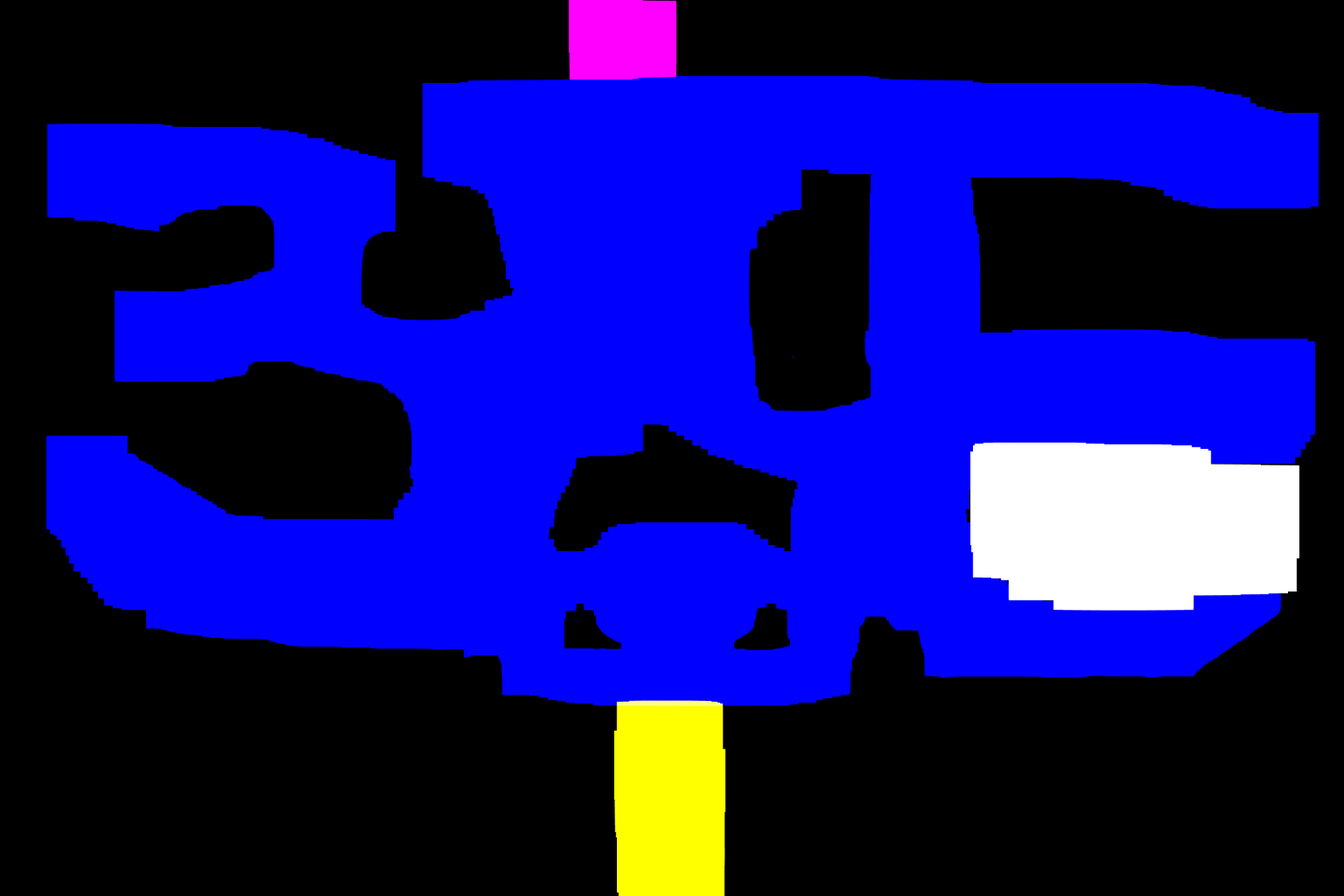
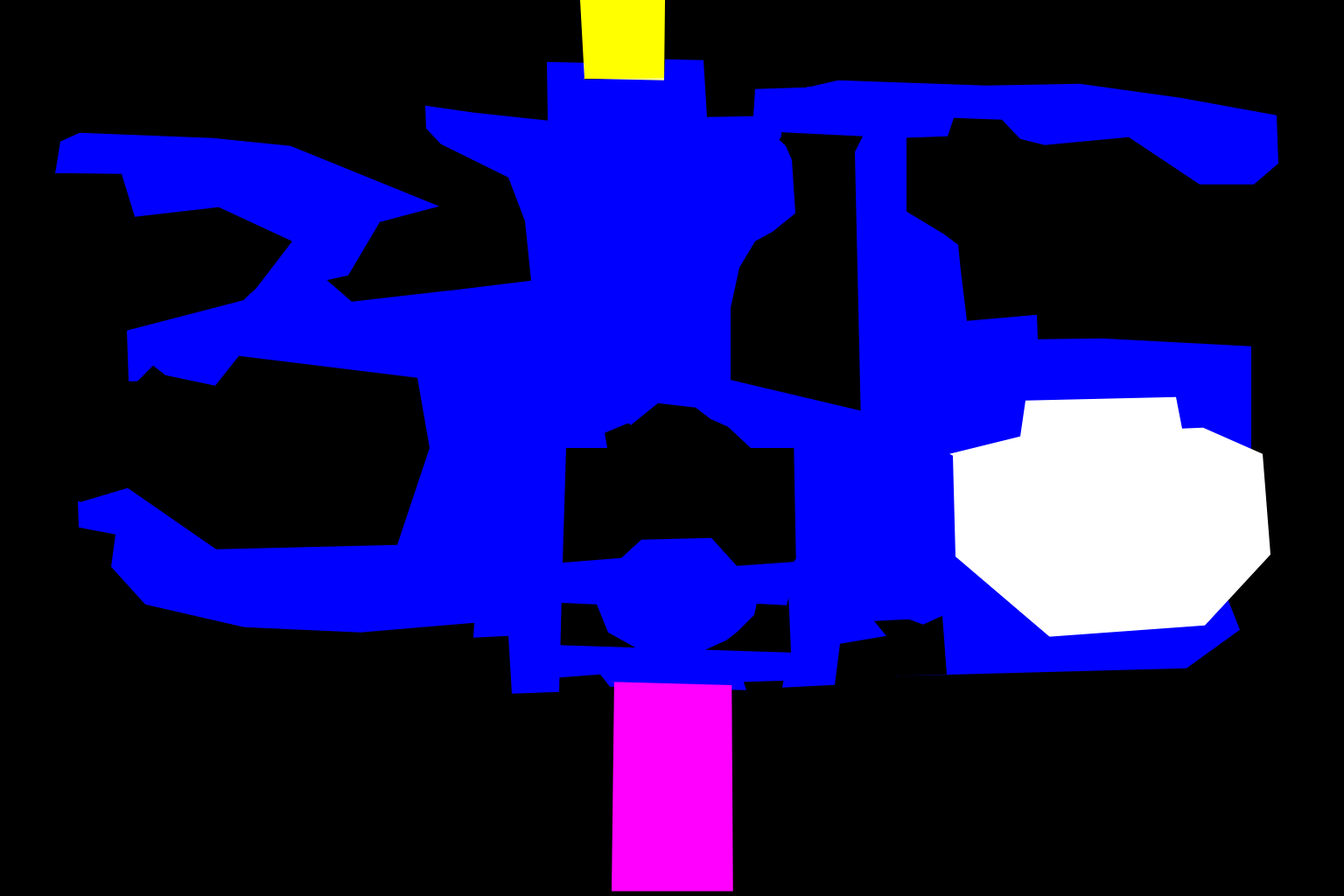
Layer changes from the first 1344 x 896 image to the second:
painted on "Layer 1" over bbox(46, 0, 1320, 896)
painted on "Layer 2" over bbox(46, 0, 1320, 896)
